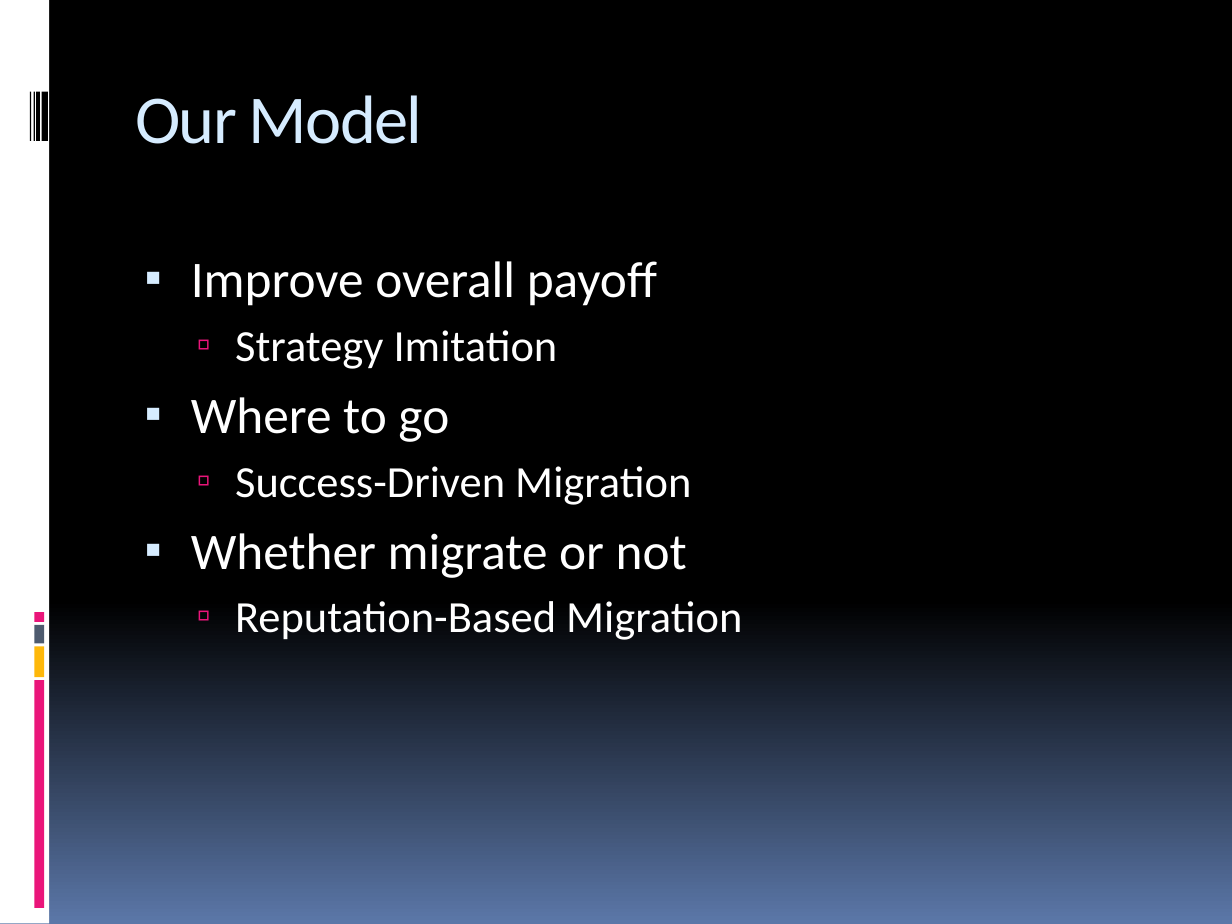
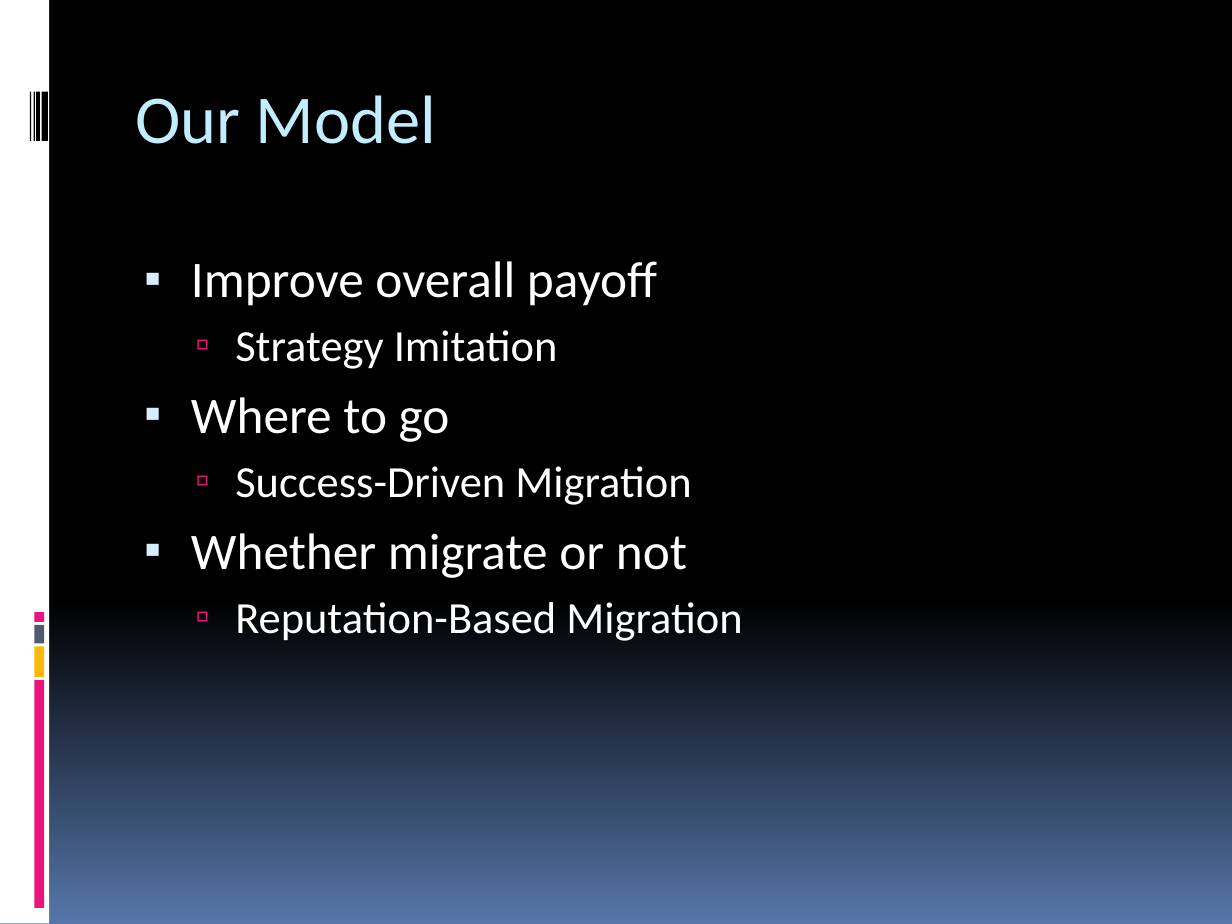
Before and after one commit to pec0ra/cooperation, a slide deck: slide 11 of presentation/presentation.pptx. Drawn at 1232x924 pixels with LibreOffice and Linux fonts; fonts in the diff are those of the drawing. Boxes give left, top, right and bottom in pixels: in the first picture for what was removed or moved away, otherwise in the second. Text is boxed around its words. In the diff, an @@ line names an element or a change of style, - is before the commit and + after.

```diff
--- a/presentation/presentation.pptx
+++ b/presentation/presentation.pptx
@@ background gradient #000000 to #5B77A8 to gradient #000000 to #5676AA @@
@@ title "Our Model" at (x1=136, y1=95, x2=436, y2=144): text colour #D6ECFF to #C1EDFF, letter spacing -1 to 0 pt @@
@@ text at (x1=191, y1=261, x2=742, y2=641): less space between paragraphs; indent changed @@
```
Also in this commit, not shown: 12 other slides changed, 5 slides added, 3 slides removed.
